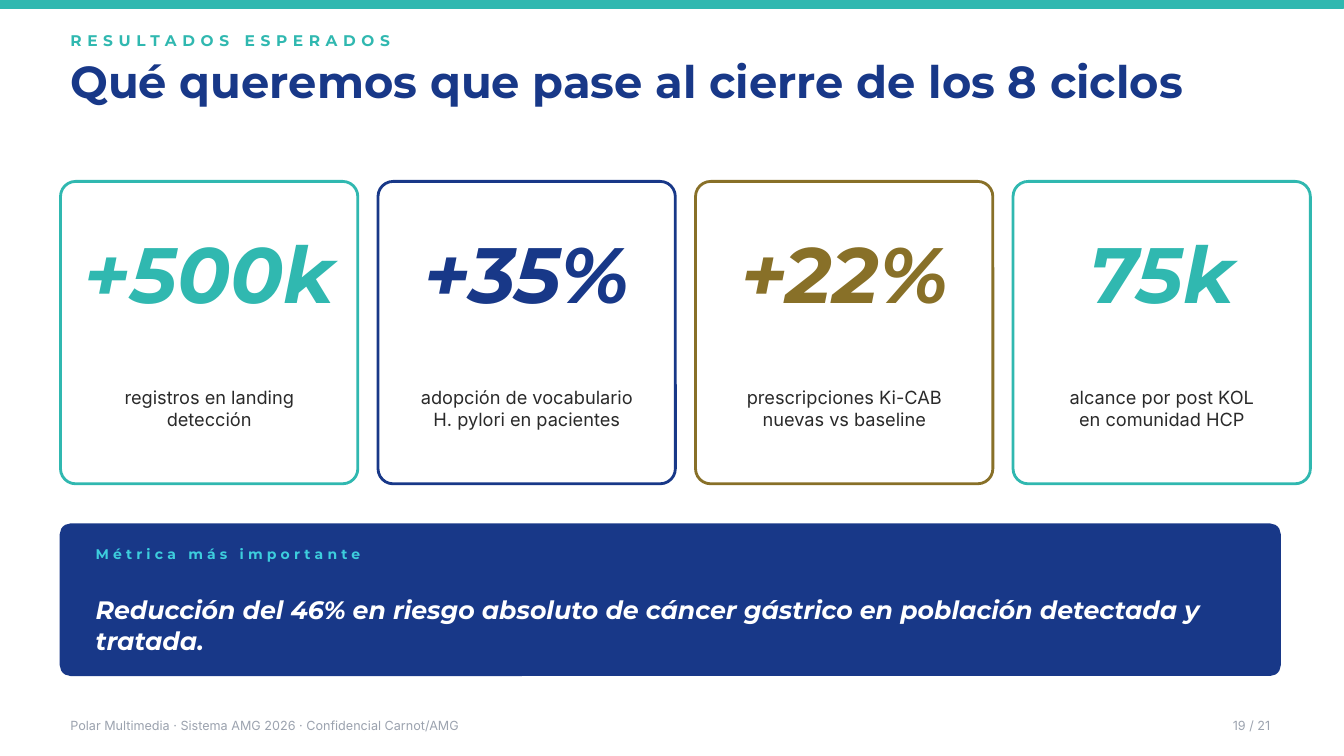
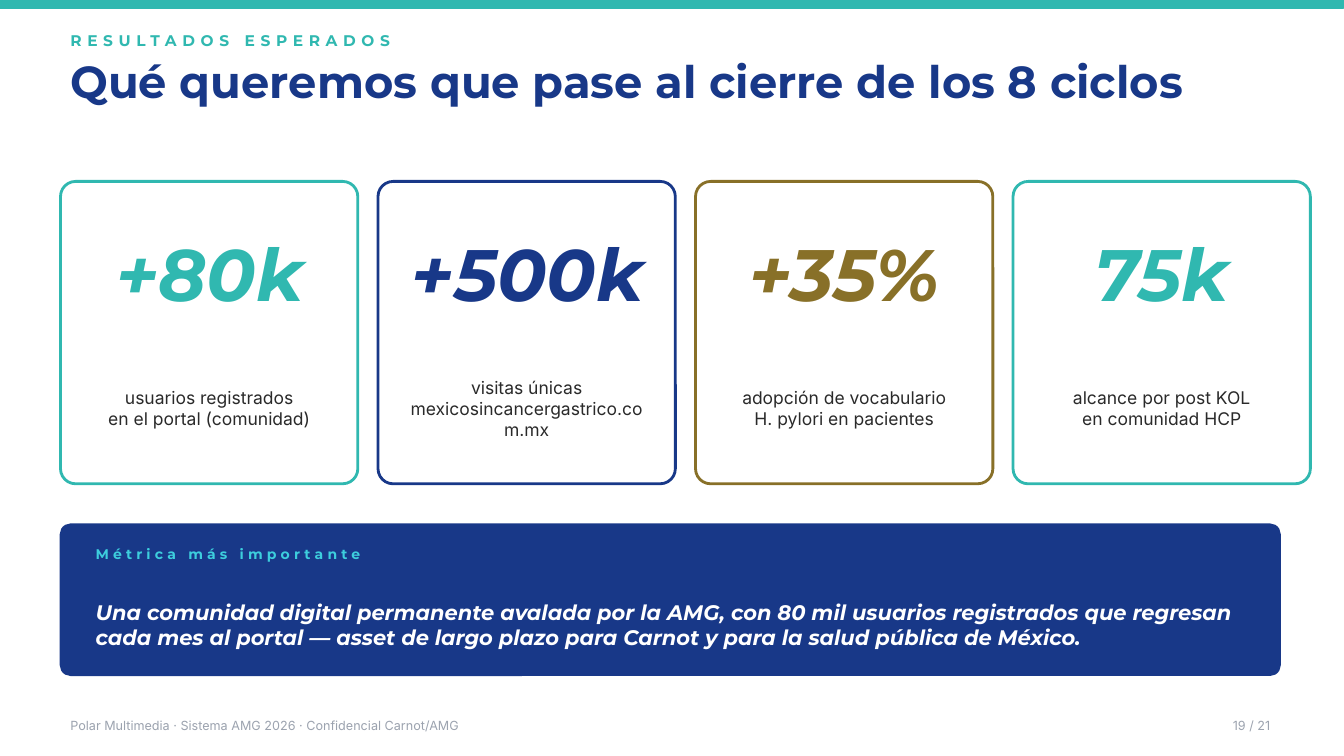
Before and after one commit to polar-multimedia/amg-pylori-hub, a slide deck: slide 19 of Pitch_Ejecutivo_AMG_2026.pptx. Drawn at 1344x756 pixels with LibreOffice and Linux fonts; fonts in the diff are those of the drawing. Boxes give left, top, right and bottom in pixels: in the first picture for what was removed or moved away, otherwise in the second. Text is boxed around its words. In the diff, an @@ line names an element or a change of style, - is before the commit and + after.

Commit message:
Deploy AMG ecosystem · 2026-04-24 13:26
- Portal público (home, artículos, detección, para-médicos)
- Hub de revisión sistema_piezas_AMG_Hub.html con sidebar Dreamweaver
- Visita Médica PWA (visita-medica-amg/) — 3 ciclos + 4 interactivos offline
- Corpus visual HUB_AMG_PYLORI/ (brand_amg + brand_kicab)
- Documentos ejecutivos (.docx maestro, .xlsx métricas, .pptx pitch)

Firebase RTDB sync: polar-amg-hub-2026 (compartido entre hub y VM)
Org: polar-multimedia · github.com/polar-multimedia/amg-pylori-hub

```diff
--- a/Pitch_Ejecutivo_AMG_2026.pptx
+++ b/Pitch_Ejecutivo_AMG_2026.pptx
@@ text "75k" at [1095,247,1229,302]: size 56 to 52 pt @@
@@ text at [115,247,303,302]: text changed; size 56 to 52 pt @@
-+500k
++80k
@@ text at [410,247,643,302]: text changed; size 56 to 52 pt @@
-+35%
++500k
@@ text at [749,249,940,302]: text changed; size 56 to 52 pt @@
-+22%
++35%
@@ text "alcance por post KOL" at [1073,391,1250,425]: size 13 to 12.5 pt @@
@@ text at [411,380,643,436]: text changed; size 13 to 12.5 pt @@
-adopción de vocabulario
-H. pylori en pacientes
+visitas únicas
+mexicosincancergastrico.com.mx
@@ text at [108,391,310,429]: text changed; size 13 to 12.5 pt @@
-registros en landing detección
+usuarios registrados
+en el portal (comunidad)
@@ text at [742,390,946,429]: text changed; size 13 to 12.5 pt @@
-prescripciones Ki-CAB
-nuevas vs baseline
+adopción de vocabulario
+H. pylori en pacientes
@@ text at [96,603,1232,650]: text changed; size 18 to 15 pt @@
-Reducción del 46% en riesgo absoluto de cáncer gástrico en población detectada y tratada.
+Una comunidad digital permanente avalada por la AMG, con 80 mil usuarios registrados que regresan cada mes al portal — asset de largo plazo para Carnot y para la salud pública de México.
```
Also in this commit, not shown: 2 other slides changed, 1 slide added, 1 slide removed, 2 other files.
